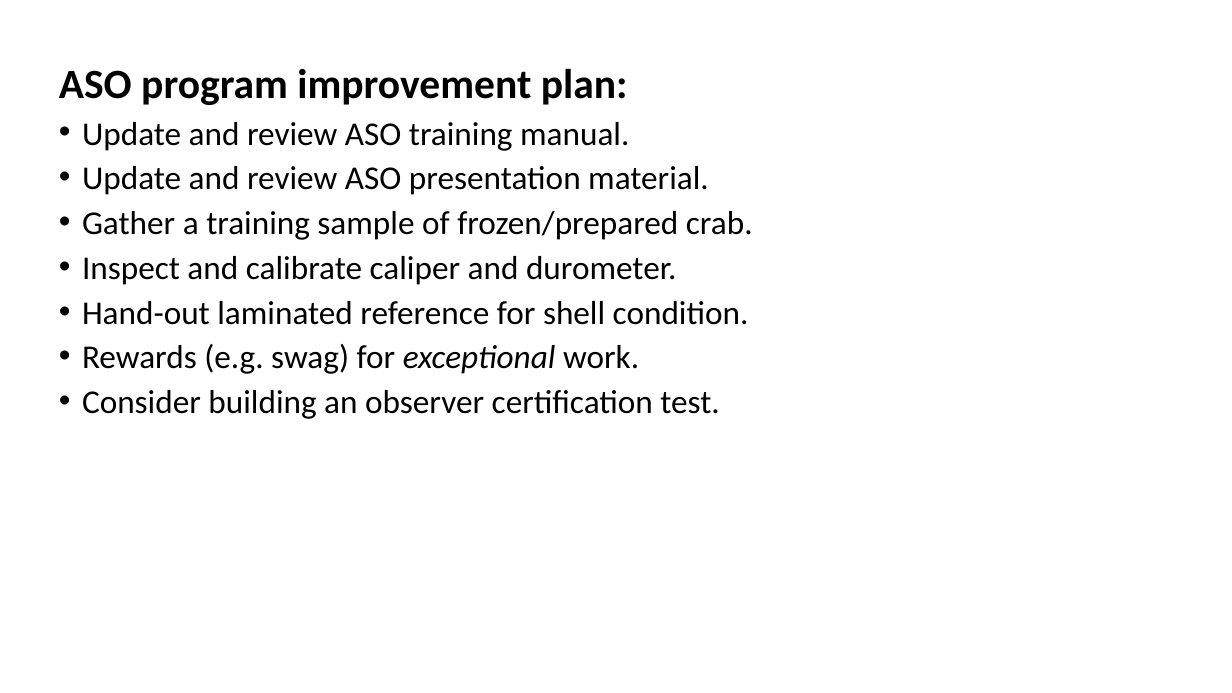
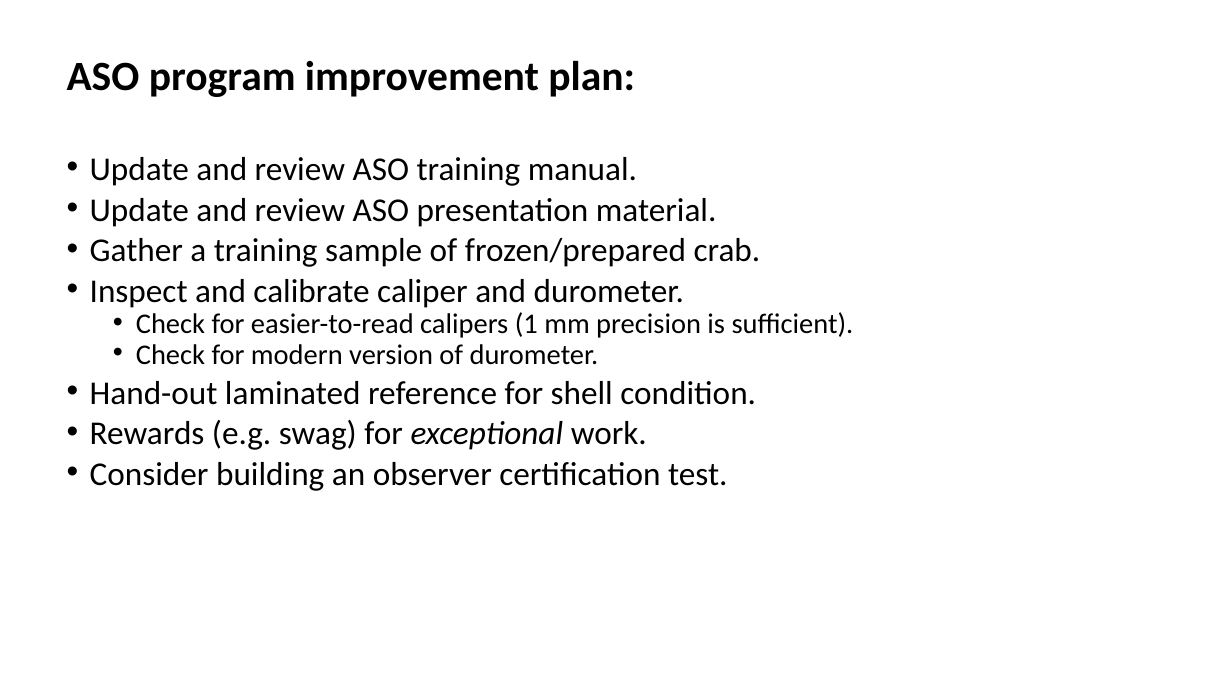
Before and after one commit to TobieSurette/fishery-observer, a slide deck: slide 3 of doc/At-Sea Observer review 2023.pptx. Drawn at 1232x693 pixels with LibreOffice and Linux fonts; fonts in the diff are those of the drawing. Boxes give left, top, right and bottom in pixels: in the first picture for what was removed or moved away, otherwise in the second. Text is boxed around its words. In the diff, an @@ line names an element or a change of style, - is before the commit and + after.

```diff
--- a/doc/At-Sea Observer review 2023.pptx
+++ b/doc/At-Sea Observer review 2023.pptx
@@ text "ASO program improvement plan:": place and size @@
-text "ASO program improvement plan:" at box(59, 68, 753, 419)
+text "ASO program improvement plan:" at box(67, 60, 854, 491)
@@ text at box(67, 60, 761, 491): line spacing 0.8 to 0.7 @@
@@ text at box(136, 312, 854, 365): paragraphs added @@
+  • Check for easier-to-read calipers (1 mm precision is sufficient).
+  • Check for modern version of durometer.
```
